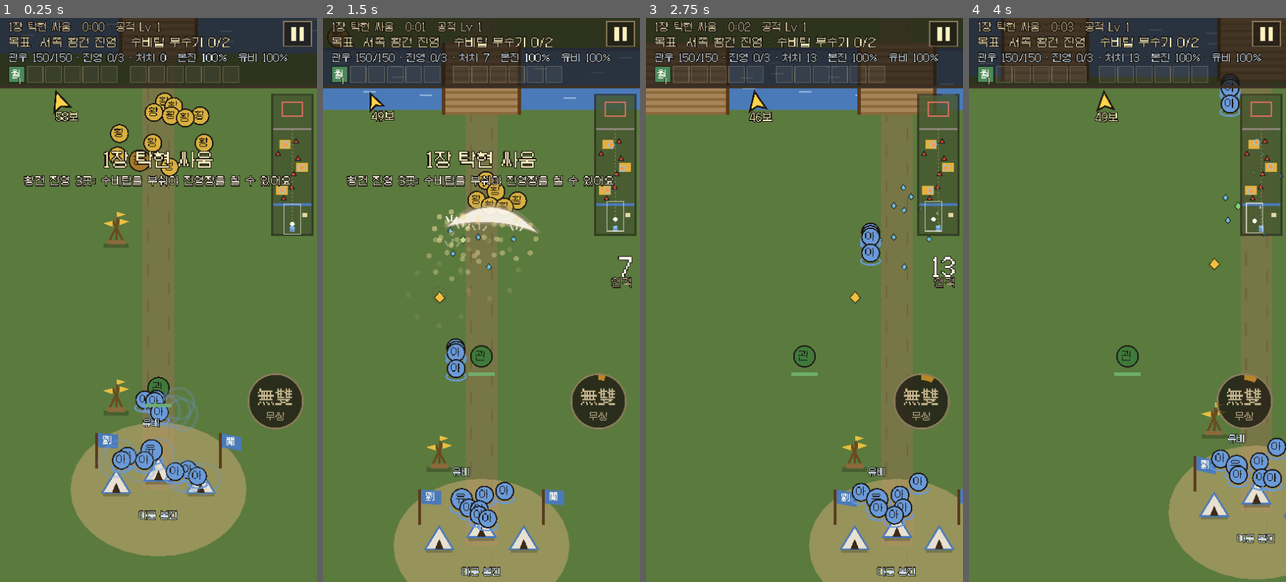
Above: before the commit, frames 1-4 (left to right).
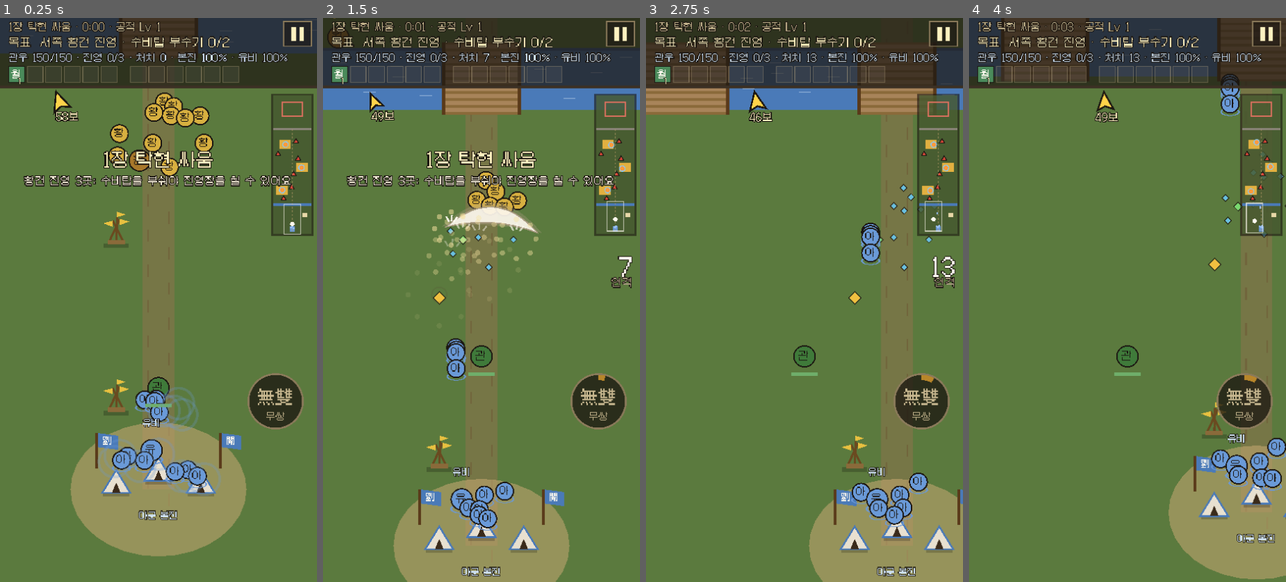
Above: after the commit, the same moments.

Repository: Dong-yeon/ThreeKindomFall
Game: Godot game, scene res://scenes/battle.tscn
Same seed, same stepped clock (60 frames per second), same inputs: the game is played once before the commit and once after it.
Inputs (mouse positions are in pixels of both pictures, inside the frame that each line leads up to):
- Up to frame 1 (0.25 s): no input
- Up to frame 2 (1.5 s): tap Enter at 0.5 s; move the mouse to (465, 412) at 0.52 s; hold Up 0.53-1.25 s; tap K at 0.6 s; click (465, 412) at 0.67 s; tap Space at 0.77 s; drag from (576, 384) to (465, 412) at 1.27 s
- Up to frame 3 (2.75 s): move the mouse to (709, 215) at 2.02 s; hold Left from 2.03 s (still down); tap K at 2.1 s
- Up to frame 4 (4 s): release Left at 2.75 s; drag from (1143, 300) to (1032, 215) at 2.77 s; move the mouse to (1079, 159) at 3.52 s; hold Down from 3.53 s (still down); tap K at 3.6 s; tap Space at 3.77 s

The runs differ from the first frame. In frame 1, 0.2% of the frame differs, in the area x 31-77%, y 68-84%; in frame 2, 0.4%, in the area x 12-80%, y 12-91%; in frame 3, 0.3%; in frame 4, 0.3%.

Commit message:
perf(godot): 웹 · 모바일 — 프레임이 느려도 판이 슬로모션이 되지 않게(한 프레임 상한 0.033 → 0.066초), 움직이지 않는 지형 한 번만 그리기, 캐릭터 아틀라스
- 태블릿 웹(약 11~13fps)에서 실제 30초에 판 시간 약 13초 → 24초
- 지형(풀 · 길 · 강 · 본진 · 진영 · 담 · 마을 집)을 세로 640px 조각으로 나눠 바뀔 때만 다시 그림: 바닥 그리기 4.5 → 1.1ms(태블릿)
- 캐릭터 시트를 한 장의 아틀라스로 합치고 발밑 고리를 그 안의 타원 그림으로, 경험 구슬은 돌린 사각형으로(다각형 버퍼를 덜 만듦)
- 프레임 전체는 태블릿에서 거의 같음(약 85ms) — Chrome GPU 쪽 대기 약 35% · GDScript 약 30%
- web_console.py: Chrome CPU 프로파일(--profile)과 호출한 쪽

Co-Authored-By: Claude Opus 5.5 <noreply@anthropic.com>

Diff:
--- a/godot/scripts/battle.gd
+++ b/godot/scripts/battle.gd
@@ -197,6 +197,7 @@
 	_setup_allies()
 	_spawn_squads()
 	_spawn_props()
+	_make_terrain()
 	for i in start_march:
 		ally_spawn("sol", hero.position + Vector2(randf_range(-40, 40), randf_range(10, 40)), "march", "")
 	_place_camera()
@@ -308,7 +309,9 @@
 # ─────────── 매 프레임 ───────────
 
 func _process(delta: float) -> void:
-	var dt := minf(delta, 0.033)  # 웹판과 같은 상한(프레임이 끊겨도 한 번에 0.033초까지만)
+	# 한 프레임에 나아가는 판 시간 상한(2026-10-13: 0.033 → 0.066). 전엔 웹판과 같은 0.033이라 30fps 아래에선 판 전체가 슬로모션이 됐음
+	# (저사양 태블릿 웹 13fps면 실제 속도의 약 45%). 이제 15fps까지는 제 속도, 그보다 끊기면 그만큼만 느려짐
+	var dt := minf(delta, 0.066)
 	if state == "play":
 		_update(dt)
 	# 장수가 들어선 칸의 흐름장을 미리 넓혀 둠 — 'p'는 0.2초마다만 새로 만들어서 대개 몇 프레임 뒤에 이어받음
@@ -321,6 +324,7 @@
 	Perf.begin(&"그리기 요청")
 	_redraw_units()
 	Perf.end()
+	_terrain_check()
 	ground.queue_redraw()
 	fx_layer.queue_redraw()
 	hud.refresh()
@@ -1752,6 +1756,37 @@
 ## 위(장각 쪽)로 갈수록 · 시간이 갈수록 단단해지는 배율(들판 증원)
 func mul_y(y: float) -> float:
 	return (0.75 + (1.0 - y / H) * 1.1) * (1.0 + minf(t, 600.0) / 600.0 * 0.4)
+
+
+## 움직이지 않는 지형(terrain.gd): 지도를 세로로 나눈 조각마다 한 번 그림. 바닥(ground)보다 먼저 그려지게 맨 앞에
+var _terrain: Array[Terrain] = []
+var _terrain_sig := -1
+
+
+func _make_terrain() -> void:
+	var y := 0.0
+	var i := 0
+	while y < H:
+		var tr := Terrain.new()
+		tr.setup(self, y)
+		add_child(tr)
+		move_child(tr, i)
+		_terrain.append(tr)
+		y += Terrain.CHUNK
+		i += 1
+
+
+## 지형이 바뀌었으면(진영 점령 · 수비탑 파괴 · 마을 상태 · 장각 본진 열림) 조각들을 다시 그림
+func _terrain_check() -> void:
+	var sig := cap_n * 1000 + ["wait", "raid", "saved", "lost"].find(vil_st) * 100
+	for c in camps:
+		sig += towers_left(c) * 7 + (1 if c.cap else 0)
+	if siege != null and siege.keep_open:
+		sig += 50000
+	if sig != _terrain_sig:
+		_terrain_sig = sig
+		for tr in _terrain:
+			tr.queue_redraw()
 
 
 ## 부서지는 물체(D-216 2단계): 길가 · 진영 네 귀퉁이 바깥 · 마을 곁에 군량 수레 · 깃발 더미. 판마다 PROPS.skip 비율만큼 비움(--seed로 재현).
--- a/godot/scripts/bot.gd
+++ b/godot/scripts/bot.gd
@@ -507,6 +507,7 @@
 ## 소리를 멈추고 두 프레임 뒤에 끔(재생 중인 소리가 남으면 종료 경고)
 func _quit(code: int) -> void:
 	Sound.stop_all()
+	Sprites.release()
 	await get_tree().process_frame
 	await get_tree().process_frame
 	get_tree().quit(code)
--- a/godot/scripts/ground.gd
+++ b/godot/scripts/ground.gd
@@ -1,5 +1,6 @@
 extends Node2D
-## 바닥 · 강 · 다리 · 본진 · 진영 · 장각 본진 담 · 관문 · 주울 것. 바닥은 일단 단색(B.B.Bits 타일셋을 사면 바꿈, D-169).
+## 매 프레임 바뀌는 바닥 그림: 강 물결 · 본진 체력 · 마을 습격 불길 · 책략 바닥 · 보스 울타리 · 주울 것 · 경험 구슬.
+## 움직이지 않는 지형(풀 · 길 · 강 · 다리 · 본진 · 진영 · 담 · 마을 집)은 terrain.gd. 바닥은 일단 단색(B.B.Bits 타일셋을 사면 바꿈, D-169).
 
 const GRASS := Color("5b7a3e")
 const INK := Color(0.11, 0.09, 0.07, 0.85)
@@ -14,24 +15,17 @@
 
 
 func _draw_impl() -> void:
+	# 움직이지 않는 지형은 terrain.gd(조각마다 한 번 그림) — 여긴 매 프레임 바뀌는 것만
 	var V := b.view.grow(40)
-	draw_rect(Rect2(0, 0, Stage1.W, Stage1.H), GRASS)
-	_road(V)
-	_river(V)
-	_home(V)
-	_village(V)
-	_camps(V)
-	for o in b.obs:
-		var rc: Rect2 = o.rect
-		if o.k == "water" or not V.intersects(rc):
-			continue
-		# 성문이 열리는 중(2 · 3장, siege.gd)이면 문짝을 그 쪽에서 그림
-		if not (o.door == "gate" and b.siege != null and b.siege.draw_gate(self, rc)):
-			_stone(rc, o.door != "")
-	var K := b.keep_rect()
-	if V.intersects(K.grow(30)):
-		draw_rect(K.grow(-12), Color(0.85, 0.44, 0.37, 0.12))
-		_label("장각 본진" if b.siege != null and b.siege.keep_open else "장각 본진(닫힘)", Vector2(K.get_center().x, K.position.y - 14), Color("ffb0a0"))
+	_river_waves(V)
+	_home_bar(V)
+	_village_fx(V)
+	# 2 · 3장: 성문(열리는 연출은 siege.gd)
+	if b.siege != null:
+		for o in b.obs:
+			var rc: Rect2 = o.rect
+			if o.door == "gate" and V.intersects(rc) and not b.siege.draw_gate(self, rc):
+				_stone(rc, true)
 	_tactics_ground(V)
 	# 2 · 3장: 요술 제단 빛줄기 · 장각의 요술 · 봉인된 사신수(D-211 — siege.gd)
 	if b.siege != null:
@@ -81,139 +75,57 @@
 		var v: float = o.v
 		var s := 3.0 if v < 2 else (4.0 if v < 10 else 6.0)
 		var c := Color("6ac0e0") if v < 2 else (Color("7ad870") if v < 10 else Color("f0c040"))
-		var dia := PackedVector2Array([p + Vector2(0, -s - 1), p + Vector2(s, 0), p + Vector2(0, s), p + Vector2(-s, 0)])
-		draw_colored_polygon(dia, c)
-		dia.append(dia[0])
-		draw_polyline(dia, Color(0.11, 0.09, 0.07, 0.7), 1.0)
-
-
-## 관문 → 가운데 다리 → 본진 흙길(D-214 — 정원지의 대군이 이 길로 진군). 강은 다리가 덮음
-func _road(V: Rect2) -> void:
-	var A: Dictionary = Stage1.ARMY
-	var x := float(A.road_x)
-	var R := Rect2(x - 18, float(Stage1.GATE.y) + 10, 36, Stage1.HOME.pos.y - float(Stage1.GATE.y) - 10)
-	if not V.intersects(R):
-		return
-	var top := maxf(R.position.y, V.position.y)
-	var bot := minf(R.end.y, V.end.y)
-	draw_rect(Rect2(R.position.x, top, R.size.x, bot - top), Color(0.55, 0.45, 0.3, 0.55))
-	var y := floorf(top / 40.0) * 40.0
-	while y < bot:
-		draw_line(Vector2(x - 12, y), Vector2(x - 12, y + 14), Color(0.42, 0.33, 0.2, 0.5), 2)
-		draw_line(Vector2(x + 12, y + 20), Vector2(x + 12, y + 34), Color(0.42, 0.33, 0.2, 0.5), 2)
-		y += 40.0
-
-
-func _river(V: Rect2) -> void:
+		# 45° 돌린 사각형 = 마름모(다각형은 그릴 때마다 GPU 버퍼를 만들어 웹에서 비쌈 — 사각형은 묶어서 그림)
+		draw_set_transform(p, PI / 4)
+		var h := s * 0.75
+		draw_rect(Rect2(-h - 1, -h - 1, h * 2 + 2, h * 2 + 2), Color(0.11, 0.09, 0.07, 0.7))
+		draw_rect(Rect2(-h, -h, h * 2, h * 2), c)
+	draw_set_transform(Vector2.ZERO)
+
+
+## 강 물결(흐름): 얇은 선이라 버퍼를 만들지 않음
+func _river_waves(V: Rect2) -> void:
 	var R: Dictionary = Stage1.RIVER
 	var y0: float = R.y0
 	var y1: float = R.y1
 	if y1 < V.position.y or y0 > V.end.y:
 		return
-	draw_rect(Rect2(0, y0, Stage1.W, y1 - y0), Color("4a7ab8"))
 	for i in 40:
 		var x := fmod(i * 97 + b.t * 18, Stage1.W)
 		var y := y0 + 10 + (i * 37) % int(y1 - y0 - 20)
-		draw_line(Vector2(x, y), Vector2(x + 14, y), Color(0.81, 0.89, 0.96, 0.6), 1.5)
-	draw_rect(Rect2(0, y0, Stage1.W, 3), Color("3a5a90"))
-	for br in R.bridges:
-		var a: float = br.x
-		var c: float = br.y
-		draw_rect(Rect2(a, y0 - 6, c - a, y1 - y0 + 12), Color("8a6a3a"))
-		var y := y0 - 4
-		while y < y1 + 4:
-			draw_rect(Rect2(a + 3, y, c - a - 6, 5), Color("a8845a"))
-			y += 8
-		draw_rect(Rect2(a, y0 - 6, 4, y1 - y0 + 12), Color("5a3a1a"))
-		draw_rect(Rect2(c - 4, y0 - 6, 4, y1 - y0 + 12), Color("5a3a1a"))
-
-
-func _home(V: Rect2) -> void:
+		var inb := false
+		for br in R.bridges:
+			if x + 14 > br.x and x < br.y:
+				inb = true
+		if not inb:
+			draw_line(Vector2(x, y), Vector2(x + 14, y), Color(0.81, 0.89, 0.96, 0.6), -1)
+
+
+func _home_bar(V: Rect2) -> void:
 	var H := b.home_pos
-	if H.y - 120 > V.end.y:
-		return
-	var pts := PackedVector2Array()
-	for i in 32:
-		var a := TAU * i / 32.0
-		pts.append(H + Vector2(cos(a) * (b.home_r + 30), sin(a) * (b.home_r + 6)))
-	draw_colored_polygon(pts, Color(0.78, 0.66, 0.45, 0.55))
-	for d in [Vector2(-48, -6), Vector2(0, -20), Vector2(48, -6)]:
-		_tent(H + d, Color("e8e0d0"), Color("4a7ab8"))
-	_flag(H + Vector2(-70, -30), Color("4a7ab8"), "劉")
-	_flag(H + Vector2(70, -30), Color("4a7ab8"), b.hero_data.flag_glyph)
-	_label(Stage1.HOME.n, H + Vector2(0, 30), Color("cfe2f4"))
-	if b.home_hp < b.home_max:
-		_bar(H + Vector2(0, -50), 80, b.home_hp / b.home_max, Color("4a7ab8"))
-
-
-func _camps(V: Rect2) -> void:
-	for c in b.camps:
-		var R := b.camp_rect(c)
-		if not V.intersects(R.grow(40)):
-			continue
-		var cap: bool = c.cap
-		draw_rect(R, Color(0.63, 0.75, 0.86, 0.25) if cap else Color(0.59, 0.43, 0.24, 0.3))
-		var p: Vector2 = c.pos
-		for d in [Vector2(-70, -40), Vector2(60, -45), Vector2(-60, 30), Vector2(70, 25)]:
-			_tent(p + d, Color("e8e0d0") if cap else Color("d8b860"), Color("4a7ab8") if cap else Color("a8782a"))
-		_flag(p + Vector2(0, -10), Color("4a7ab8") if cap else Color("d8b040"), b.hero_data.flag_glyph if cap else "黃")
-		var total: int = c.tws.size()
-		var left := b.towers_left(c)
-		var what: String = String(c.ln) if left == 0 else ("수비탑 %d/%d" % [total - left, total])
-		var txt: String = ("%s — 점령" % c.n) if cap else ("%s · %s" % [c.n, what])
-		_label(txt, Vector2(p.x, R.position.y - 14), Color("cfe2f4") if cap else Color("ffd8a0"))
-
-
-## 탁현 마을(D-208): 초가집 셋. 습격 중엔 지붕에 불길 · 빨간 고리가 깜빡이고 남은 시간 막대, 불타면 검게 그을림
-func _village(V: Rect2) -> void:
+	if H.y - 120 > V.end.y or b.home_hp >= b.home_max:
+		return
+	_bar(H + Vector2(0, -50), 80, b.home_hp / b.home_max, Color("4a7ab8"))
+
+
+## 탁현 마을 습격 중(D-208): 지붕 불길 · 빨간 고리 깜빡임 · 남은 시간 막대(집은 terrain.gd)
+func _village_fx(V: Rect2) -> void:
+	if b.vil_st != "raid":
+		return
 	var VL: Dictionary = Stage1.VILLAGE
 	var p: Vector2 = VL.pos
 	if not V.intersects(Rect2(p - Vector2(90, 90), Vector2(180, 180))):
 		return
-	var raid := b.vil_st == "raid"
-	var lost := b.vil_st == "lost"
 	var i := 0
 	for d in [Vector2(-26, -14), Vector2(22, -20), Vector2(0, 18)]:
 		var q: Vector2 = p + d
-		draw_rect(Rect2(q.x - 13, q.y + 8, 26, 4), Color(0, 0, 0, 0.2))
-		draw_rect(Rect2(q.x - 12, q.y - 4, 24, 13), Color("4a4038") if lost else Color("d8c8a0"))
-		draw_rect(Rect2(q.x - 12, q.y - 4, 24, 13), INK, false, 1.0)
-		draw_rect(Rect2(q.x - 3, q.y + 1, 6, 8), Color("3a2a1a"))
-		var roof := PackedVector2Array([q + Vector2(-16, -3), q + Vector2(16, -3), q + Vector2(10, -14), q + Vector2(-10, -14)])
-		draw_colored_polygon(roof, Color("2a2420") if lost else Color("c8a050"))
-		roof.append(roof[0])
-		draw_polyline(roof, INK, 1.0)
-		if raid:
-			var fl := sin(b.t * 9 + i * 2.1) * 2
-			draw_colored_polygon(PackedVector2Array([q + Vector2(-6, -12), q + Vector2(6, -12), q + Vector2(fl, -26)]), Color(0.95, 0.5, 0.15, 0.85))
-			draw_colored_polygon(PackedVector2Array([q + Vector2(-3, -12), q + Vector2(3, -12), q + Vector2(fl * 0.5, -19)]), Color(1, 0.9, 0.45))
+		var fl := sin(b.t * 9 + i * 2.1) * 2
+		draw_colored_polygon(PackedVector2Array([q + Vector2(-6, -12), q + Vector2(6, -12), q + Vector2(fl, -26)]), Color(0.95, 0.5, 0.15, 0.85))
+		draw_colored_polygon(PackedVector2Array([q + Vector2(-3, -12), q + Vector2(3, -12), q + Vector2(fl * 0.5, -19)]), Color(1, 0.9, 0.45))
 		i += 1
-	if raid:
-		if int(b.t * 3) % 2 == 1:
-			draw_arc(p, float(VL.r) + 10, 0, TAU, 40, Color(0.85, 0.31, 0.24, 0.8), 2)
-		_bar(p + Vector2(0, -48), 70, b.vil_t / float(VL.limit), Color("d9705e"))
-	var txt: String = VL.n
-	if lost:
-		txt += "(불탐)"
-	elif b.vil_st == "saved":
-		txt += " — 구함"
-	_label(txt, p + Vector2(0, 40), Color("ffb0a0") if raid else (Color("a8a098") if lost else Color("fff2c0")))
-
-
-func _tent(p: Vector2, cl: Color, rf: Color) -> void:
-	draw_rect(Rect2(p.x - 15, p.y + 10, 30, 4), Color(0, 0, 0, 0.2))
-	var tri := PackedVector2Array([p + Vector2(0, -16), p + Vector2(16, 10), p + Vector2(-16, 10)])
-	draw_colored_polygon(tri, cl)
-	tri.append(tri[0])
-	draw_polyline(tri, rf, 2)
-	draw_colored_polygon(PackedVector2Array([p + Vector2(0, -2), p + Vector2(5, 10), p + Vector2(-5, 10)]), Color("3a2a1a"))
-
-
-func _flag(p: Vector2, col: Color, glyph: String) -> void:
-	draw_rect(Rect2(p.x - 1.5, p.y - 34, 3, 40), Color("5a3a1a"))
-	var wv := sin(b.t * 4 + p.x) * 2
-	draw_colored_polygon(PackedVector2Array([p + Vector2(1.5, -34), p + Vector2(24, -31 + wv), p + Vector2(24, -15 + wv), p + Vector2(1.5, -18)]), col)
-	draw_string(Fonts.small(), p + Vector2(2, -21 + wv * 0.5), glyph, HORIZONTAL_ALIGNMENT_CENTER, 20, 10, Color("fffaf0"))
+	if int(b.t * 3) % 2 == 1:
+		draw_arc(p, float(VL.r) + 10, 0, TAU, 40, Color(0.85, 0.31, 0.24, 0.8), 2)
+	_bar(p + Vector2(0, -48), 70, b.vil_t / float(VL.limit), Color("d9705e"))
 
 
 func _stone(o: Rect2, door: bool) -> void:
--- a/godot/scripts/sprites.gd
+++ b/godot/scripts/sprites.gd
@@ -1,22 +1,101 @@
 class_name Sprites
 ## 캐릭터 시트 읽기. assets/bb/<키>.png = 16×32 칸, 가로 3프레임 × 세로 4방향(아래·왼·오·위).
 ## B.B.Bits 구매 에셋이라 저장소에 없다 — tools/bb_export.py로 만든다. 없으면 null(동그라미로 대신 그림).
+## 아틀라스(2026-10-13 — 웹 · 모바일 성능): 처음 부를 때 모든 시트를 한 장의 텍스처로 합치고 키마다 AtlasTexture를 돌려줌.
+## 적 종류마다 텍스처가 달라 위아래로 섞인 인물을 엔진이 한 번에 묶어 그리지 못했음(그리기 호출이 인물 수만큼).
+## 아틀라스 끝엔 흰 타원(채움 · 고리)도 넣어, 발밑 고리를 다각형 대신 같은 텍스처로 그림(oval_tex · disc_tex)
 
 const DIR := "res://assets/bb/"
 const ROW := {"down": 0, "left": 1, "right": 2, "up": 3}
 ## 걷기 순서: 가운데(선 자세) → 왼발 → 가운데 → 오른발.
 const WALK := [1, 0, 1, 2]
+## 아틀라스 한 줄에 놓는 시트 수 · 시트 크기
+const PER_ROW := 16
+const CELL := Vector2i(48, 128)
+## 흰 타원 그림 크기(가로 2 : 세로 1)
+const OVAL := Vector2i(64, 32)
 
 static var _cache := {}
+static var _built := false
+static var _atlas: Texture2D = null
+static var oval_tex: Texture2D = null
+static var disc_tex: Texture2D = null
 
 
 static func sheet(key: String) -> Texture2D:
-	if _cache.has(key):
-		return _cache[key]
-	var path := DIR + key + ".png"
-	var tex: Texture2D = load(path) if ResourceLoader.exists(path) else null
-	_cache[key] = tex
-	return tex
+	if not _built:
+		_build()
+	return _cache.get(key, null)
+
+
+static func _build() -> void:
+	_built = true
+	var keys: Array[String] = []
+	if DirAccess.dir_exists_absolute(DIR):
+		for f in ResourceLoader.list_directory(DIR):
+			if f.ends_with(".png"):
+				keys.append(f.get_basename())
+	keys.sort()
+	var imgs := {}
+	for k in keys:
+		var t: Texture2D = load(DIR + k + ".png")
+		if t == null:
+			continue
+		var img := t.get_image()
+		if img == null:
+			continue
+		if img.is_compressed():
+			img.decompress()
+		img.convert(Image.FORMAT_RGBA8)
+		imgs[k] = img
+	var n := imgs.size()
+	var rows := int(ceil(float(n) / PER_ROW)) if n > 0 else 0
+	var w := CELL.x * PER_ROW
+	var h := CELL.y * rows + OVAL.y * 2
+	var atlas := Image.create(w, h, false, Image.FORMAT_RGBA8)
+	var offs := {}
+	var i := 0
+	for k in imgs:
+		var at := Vector2i((i % PER_ROW) * CELL.x, (i / PER_ROW) * CELL.y)
+		var img: Image = imgs[k]
+		atlas.blit_rect(img, Rect2i(Vector2i.ZERO, img.get_size()), at)
+		offs[k] = Rect2(at, img.get_size())
+		i += 1
+	# 흰 타원: 채움(그림자 · 고리 안) · 고리(두께 3px)
+	var oy := CELL.y * rows
+	for y in OVAL.y:
+		for x in OVAL.x:
+			var dx := (x + 0.5 - OVAL.x / 2.0) / (OVAL.x / 2.0)
+			var dy := (y + 0.5 - OVAL.y / 2.0) / (OVAL.y / 2.0)
+			var d := sqrt(dx * dx + dy * dy)
+			if d <= 1.0:
+				atlas.set_pixel(x, oy + y, Color(1, 1, 1, 1))
+			if d <= 1.0 and d >= 1.0 - 3.0 / (OVAL.y / 2.0):
+				atlas.set_pixel(OVAL.x + x, oy + y, Color(1, 1, 1, 1))
+	_atlas = ImageTexture.create_from_image(atlas)
+	for k in offs:
+		var at := AtlasTexture.new()
+		at.atlas = _atlas
+		at.region = offs[k]
+		_cache[k] = at
+	disc_tex = _sub(Rect2(0, oy, OVAL.x, OVAL.y))
+	oval_tex = _sub(Rect2(OVAL.x, oy, OVAL.x, OVAL.y))
+
+
+## 끄기 전에 놓음(정적 변수가 쥔 텍스처가 남으면 종료 때 "resources still in use")
+static func release() -> void:
+	_cache.clear()
+	_atlas = null
+	oval_tex = null
+	disc_tex = null
+	_built = false
+
+
+static func _sub(r: Rect2) -> AtlasTexture:
+	var at := AtlasTexture.new()
+	at.atlas = _atlas
+	at.region = r
+	return at
 
 
 static func dir_of(v: Vector2) -> String:
--- /dev/null
+++ b/godot/scripts/terrain.gd
@@ -0,0 +1,185 @@
+class_name Terrain
+extends Node2D
+## 움직이지 않는 지형(풀 · 길 · 강 · 다리 · 본진 · 진영 · 담 · 마을 집 · 이름표) — 지도를 세로 CHUNK px씩 나눈 조각 하나.
+## 한 번 그려 두고, 진영 점령 · 수비탑 파괴 · 마을 상태가 바뀔 때만 다시 그림(Battle._terrain_sig).
+## 전엔 바닥 전체를 매 프레임 다시 그려서, 웹(Compatibility)에서 다각형 · 원 · 굵은 선마다 GPU 버퍼를 새로 만들고 지웠음
+## (태블릿 Chrome 프로파일: WebGL getParameter 35% · createVertexArray · deleteBuffer …). 화면 밖 조각은 엔진이 그리지 않음.
+## 움직이는 것(물결 · 마을 불길 · 체력 막대 · 주울 것 · 책략 바닥 · 울타리)은 ground.gd가 매 프레임 그림.
+
+const CHUNK := 640.0
+const GRASS := Color("5b7a3e")
+const INK := Color(0.11, 0.09, 0.07, 0.85)
+
+var b: Battle
+var area := Rect2()
+
+
+func setup(battle: Battle, y0: float) -> void:
+	b = battle
+	area = Rect2(0, y0, Stage1.W, minf(CHUNK, Stage1.H - y0))
+
+
+## 이 조각이 그릴 것인가: 기준점 y가 이 조각 안(두 조각에 걸친 것을 두 번 그리면 반투명이 진해져서 한 조각에서만)
+func _mine(y: float) -> bool:
+	return y >= area.position.y and y < area.end.y
+
+
+func _draw() -> void:
+	Perf.begin(&"그리기:바닥")
+	var V := area
+	draw_rect(area, GRASS)
+	_road(V)
+	_river(V)
+	_home(V)
+	_village(V)
+	_camps(V)
+	for o in b.obs:
+		var rc: Rect2 = o.rect
+		if o.k == "water" or not _mine(rc.get_center().y):
+			continue
+		# 성문이 열리는 연출(2 · 3장, siege.gd)은 ground.gd가 매 프레임 그림
+		if o.door == "gate" and b.siege != null:
+			continue
+		_stone(rc, o.door != "")
+	var K := b.keep_rect()
+	if _mine(K.get_center().y):
+		draw_rect(K.grow(-12), Color(0.85, 0.44, 0.37, 0.12))
+		_label("장각 본진" if b.siege != null and b.siege.keep_open else "장각 본진(닫힘)", Vector2(K.get_center().x, K.position.y - 14), Color("ffb0a0"))
+	Perf.end()
+
+
+## 관문 → 가운데 다리 → 본진 흙길(D-214 — 정원지의 대군이 이 길로 진군). 강은 다리가 덮음
+func _road(V: Rect2) -> void:
+	var x := float(Stage1.ARMY.road_x)
+	var R := Rect2(x - 18, float(Stage1.GATE.y) + 10, 36, Stage1.HOME.pos.y - float(Stage1.GATE.y) - 10)
+	var top := maxf(R.position.y, maxf(V.position.y, area.position.y))
+	var bot := minf(R.end.y, minf(V.end.y, area.end.y))
+	if bot <= top:
+		return
+	draw_rect(Rect2(R.position.x, top, R.size.x, bot - top), Color(0.55, 0.45, 0.3, 0.55))
+	var y := floorf(top / 40.0) * 40.0
+	while y < bot:
+		draw_line(Vector2(x - 12, y), Vector2(x - 12, y + 14), Color(0.42, 0.33, 0.2, 0.5), 2)
+		draw_line(Vector2(x + 12, y + 20), Vector2(x + 12, y + 34), Color(0.42, 0.33, 0.2, 0.5), 2)
+		y += 40.0
+
+
+## 강 · 다리(물결은 ground.gd)
+func _river(V: Rect2) -> void:
+	var R: Dictionary = Stage1.RIVER
+	var y0: float = R.y0
+	var y1: float = R.y1
+	if not _mine(y0):
+		return
+	draw_rect(Rect2(0, y0, Stage1.W, y1 - y0), Color("4a7ab8"))
+	draw_rect(Rect2(0, y0, Stage1.W, 3), Color("3a5a90"))
+	for br in R.bridges:
+		var a: float = br.x
+		var c: float = br.y
+		draw_rect(Rect2(a, y0 - 6, c - a, y1 - y0 + 12), Color("8a6a3a"))
+		var y := y0 - 4
+		while y < y1 + 4:
+			draw_rect(Rect2(a + 3, y, c - a - 6, 5), Color("a8845a"))
+			y += 8
+		draw_rect(Rect2(a, y0 - 6, 4, y1 - y0 + 12), Color("5a3a1a"))
+		draw_rect(Rect2(c - 4, y0 - 6, 4, y1 - y0 + 12), Color("5a3a1a"))
+
+
+## 본진 바닥 · 천막 · 깃발 · 이름(체력 막대는 ground.gd)
+func _home(V: Rect2) -> void:
+	var H := b.home_pos
+	if not _mine(H.y):
+		return
+	var pts := PackedVector2Array()
+	for i in 32:
+		var a := TAU * i / 32.0
+		pts.append(H + Vector2(cos(a) * (b.home_r + 30), sin(a) * (b.home_r + 6)))
+	draw_colored_polygon(pts, Color(0.78, 0.66, 0.45, 0.55))
+	for d in [Vector2(-48, -6), Vector2(0, -20), Vector2(48, -6)]:
+		_tent(H + d, Color("e8e0d0"), Color("4a7ab8"))
+	_flag(H + Vector2(-70, -30), Color("4a7ab8"), "劉")
+	_flag(H + Vector2(70, -30), Color("4a7ab8"), b.hero_data.flag_glyph)
+	_label(Stage1.HOME.n, H + Vector2(0, 30), Color("cfe2f4"))
+
+
+func _camps(V: Rect2) -> void:
+	for c in b.camps:
+		var R := b.camp_rect(c)
+		if not _mine(R.get_center().y):
+			continue
+		var cap: bool = c.cap
+		draw_rect(R, Color(0.63, 0.75, 0.86, 0.25) if cap else Color(0.59, 0.43, 0.24, 0.3))
+		var p: Vector2 = c.pos
+		for d in [Vector2(-70, -40), Vector2(60, -45), Vector2(-60, 30), Vector2(70, 25)]:
+			_tent(p + d, Color("e8e0d0") if cap else Color("d8b860"), Color("4a7ab8") if cap else Color("a8782a"))
+		_flag(p + Vector2(0, -10), Color("4a7ab8") if cap else Color("d8b040"), b.hero_data.flag_glyph if cap else "黃")
+		var total: int = c.tws.size()
+		var left := b.towers_left(c)
+		var what: String = String(c.ln) if left == 0 else ("수비탑 %d/%d" % [total - left, total])
+		var txt: String = ("%s — 점령" % c.n) if cap else ("%s · %s" % [c.n, what])
+		_label(txt, Vector2(p.x, R.position.y - 14), Color("cfe2f4") if cap else Color("ffd8a0"))
+
+
+## 탁현 마을 집(D-208) · 이름. 습격 중 불길 · 빨간 고리 · 남은 시간 막대는 ground.gd
+func _village(V: Rect2) -> void:
+	var VL: Dictionary = Stage1.VILLAGE
+	var p: Vector2 = VL.pos
+	if not _mine(p.y):
+		return
+	var raid := b.vil_st == "raid"
+	var lost := b.vil_st == "lost"
+	for d in [Vector2(-26, -14), Vector2(22, -20), Vector2(0, 18)]:
+		var q: Vector2 = p + d
+		draw_rect(Rect2(q.x - 13, q.y + 8, 26, 4), Color(0, 0, 0, 0.2))
+		draw_rect(Rect2(q.x - 12, q.y - 4, 24, 13), Color("4a4038") if lost else Color("d8c8a0"))
+		draw_rect(Rect2(q.x - 12, q.y - 4, 24, 13), INK, false, 1.0)
+		draw_rect(Rect2(q.x - 3, q.y + 1, 6, 8), Color("3a2a1a"))
+		var roof := PackedVector2Array([q + Vector2(-16, -3), q + Vector2(16, -3), q + Vector2(10, -14), q + Vector2(-10, -14)])
+		draw_colored_polygon(roof, Color("2a2420") if lost else Color("c8a050"))
+		roof.append(roof[0])
+		draw_polyline(roof, INK, 1.0)
+	var txt: String = VL.n
+	if lost:
+		txt += "(불탐)"
+	elif b.vil_st == "saved":
+		txt += " — 구함"
+	_label(txt, p + Vector2(0, 40), Color("ffb0a0") if raid else (Color("a8a098") if lost else Color("fff2c0")))
+
+
+func _tent(p: Vector2, cl: Color, rf: Color) -> void:
+	draw_rect(Rect2(p.x - 15, p.y + 10, 30, 4), Color(0, 0, 0, 0.2))
+	var tri := PackedVector2Array([p + Vector2(0, -16), p + Vector2(16, 10), p + Vector2(-16, 10)])
+	draw_colored_polygon(tri, cl)
+	tri.append(tri[0])
+	draw_polyline(tri, rf, 2)
+	draw_colored_polygon(PackedVector2Array([p + Vector2(0, -2), p + Vector2(5, 10), p + Vector2(-5, 10)]), Color("3a2a1a"))
+
+
+## 깃발(펄럭임 없이 — 다시 그리지 않는 지형이라)
+func _flag(p: Vector2, col: Color, glyph: String) -> void:
+	draw_rect(Rect2(p.x - 1.5, p.y - 34, 3, 40), Color("5a3a1a"))
+	draw_colored_polygon(PackedVector2Array([p + Vector2(1.5, -34), p + Vector2(24, -31), p + Vector2(24, -15), p + Vector2(1.5, -18)]), col)
+	draw_string(Fonts.small(), p + Vector2(2, -21), glyph, HORIZONTAL_ALIGNMENT_CENTER, 20, 10, Color("fffaf0"))
+
+
+func _stone(o: Rect2, door: bool) -> void:
+	draw_rect(o, Color("7a4a24") if door else Color("8a8478"))
+	draw_rect(o, Color("3a2410") if door else Color("5a564c"), false, 1.5)
+	if door:
+		draw_rect(Rect2(o.get_center().x - 2, o.position.y + 2, 4, o.size.y - 4), Color("c8a050"))
+		return
+	var horiz := o.size.x >= o.size.y
+	var s := 14.0
+	while s < (o.size.x if horiz else o.size.y):
+		if horiz:
+			draw_line(Vector2(o.position.x + s, o.position.y), Vector2(o.position.x + s, o.end.y), Color(0.24, 0.22, 0.19, 0.6), 1)
+		else:
+			draw_line(Vector2(o.position.x, o.position.y + s), Vector2(o.end.x, o.position.y + s), Color(0.24, 0.22, 0.19, 0.6), 1)
+		s += 14
+
+
+func _label(s: String, at: Vector2, col: Color) -> void:
+	var font := Fonts.small()
+	var pos := at + Vector2(-150, 4)
+	draw_string_outline(font, pos, s, HORIZONTAL_ALIGNMENT_CENTER, 300, 10, 3, INK)
+	draw_string(font, pos, s, HORIZONTAL_ALIGNMENT_CENTER, 300, 10, col)
--- a/godot/scripts/unit.gd
+++ b/godot/scripts/unit.gd
@@ -55,7 +55,14 @@
 	draw_texture_rect_region(tex, rect, Sprites.region(dir, step), mod)
 
 
+## 타원(발밑 고리 · 그림자). 아틀라스가 있으면 흰 타원 그림을 늘여 그림(다각형은 그릴 때마다 GPU 버퍼를 만들어 웹에서 비쌈 —
+## 고리 두께는 크기에 따라 조금 달라짐), 없으면 다각형
 func draw_oval(center: Vector2, rx: float, ry: float, col: Color, filled := true, width := 2.0) -> void:
+	Sprites.sheet("")
+	var ot: Texture2D = Sprites.disc_tex if filled else Sprites.oval_tex
+	if ot != null:
+		draw_texture_rect(ot, Rect2(center - Vector2(rx, ry), Vector2(rx, ry) * 2), false, col)
+		return
 	var pts := PackedVector2Array()
 	for i in 33:
 		var a := TAU * i / 32.0
Not shown, added: godot/scripts/terrain.gd.uid
